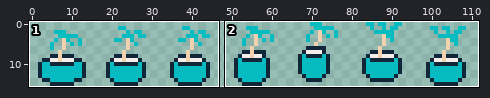
Two versions of one sprite sheet, assets/pickups/flowerpot/Sprite-0001.png. The first picture is a wide view before the edit; the outline marks the close-up.
Close-up. As it was:
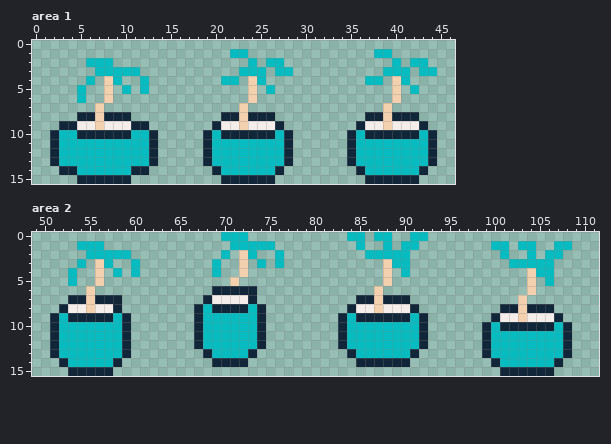
The file is 112x16 pixels. Shown: area 1: x 0..46, y 0..15; area 2: x 49..111, y 0..15.
Once edited:
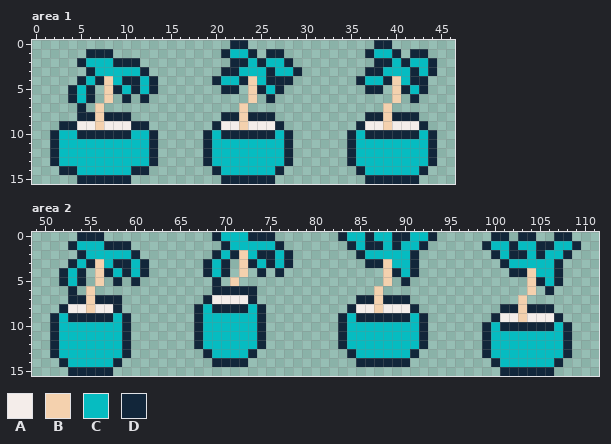
Palette (. is transparent): A #f4edea  B #f4d1ae  C #06bcc1  D #12263a
Difference:
Changed rows in their new state; - is an unchanged pixel.
Area 1:
first column x 4:
 0 ------------------DD--------------DD-----
 1 --DDD------------D--D-DD---------D--D-DD-
 2 -D---DDD----------DD-D--D---------DD-D--D
 3 --D-----D--------DD---D--D-------DD---D-D
 4 -D-D--DD-D------D--D--DDD-------D--D--DD-
 5 D-D--D-D-D-------DD--D-D---------DD--D-D-
 6 D-D---D-D-------------D---------------D--
 7 -D---------------------------------------
Area 2:
first column x 52:
 0 --DDD------------D---DDD-------D--D--DD--D------DD-DD--DD-
 1 -D---DDD----------D-----D-------D-DD-D--D------D--D--DD--D
 2 --D-----D--------D-D--DD-D-------D-----D--------D-DD-D--D-
 3 -D-D--DD-D------D-D--D-D-D--------DD---D---------D-----D--
 4 D-D--D-D-D------D-D---D-D------------D-D----------DD---D--
 5 D-D---D-D--------D--------------------D--------------D-D--
 6 -D----------------------------------------------------D---
Pixel boxes of the changes (left, top, right, bottom) in both close-ups:
added: (212, 40, 302, 103)
changed: (356, 40, 437, 103)
added: (68, 49, 158, 112)
added: (59, 232, 149, 295)
added: (203, 232, 293, 286)
added: (338, 232, 437, 286)
added: (482, 232, 581, 295)
